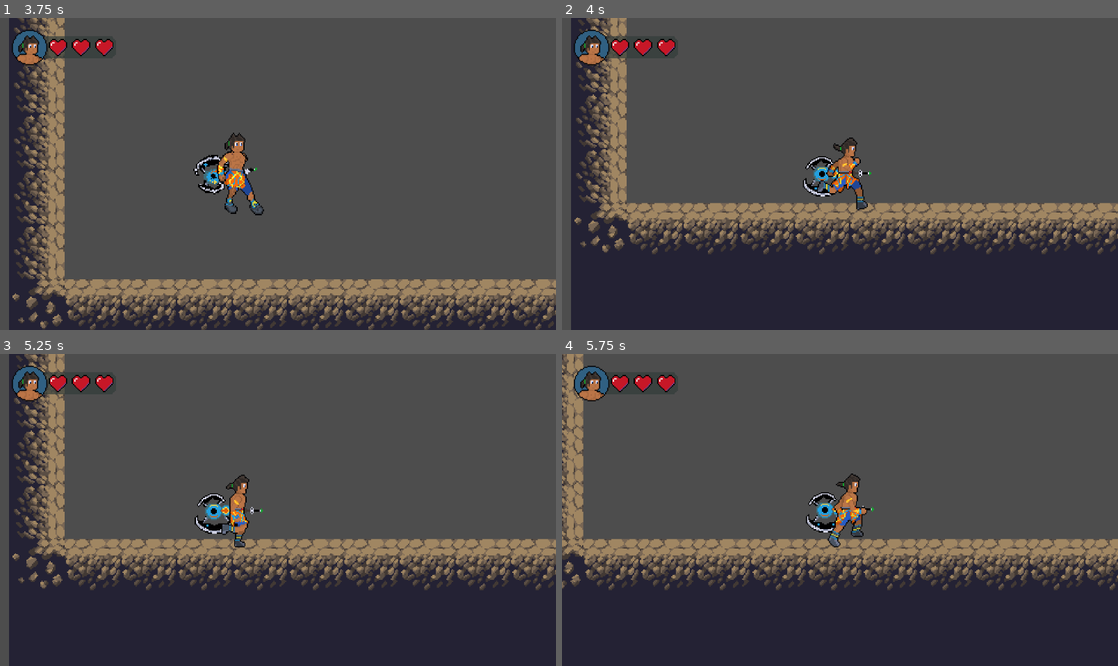
Above: before the commit, frames 1-4 (two rows, left to right).
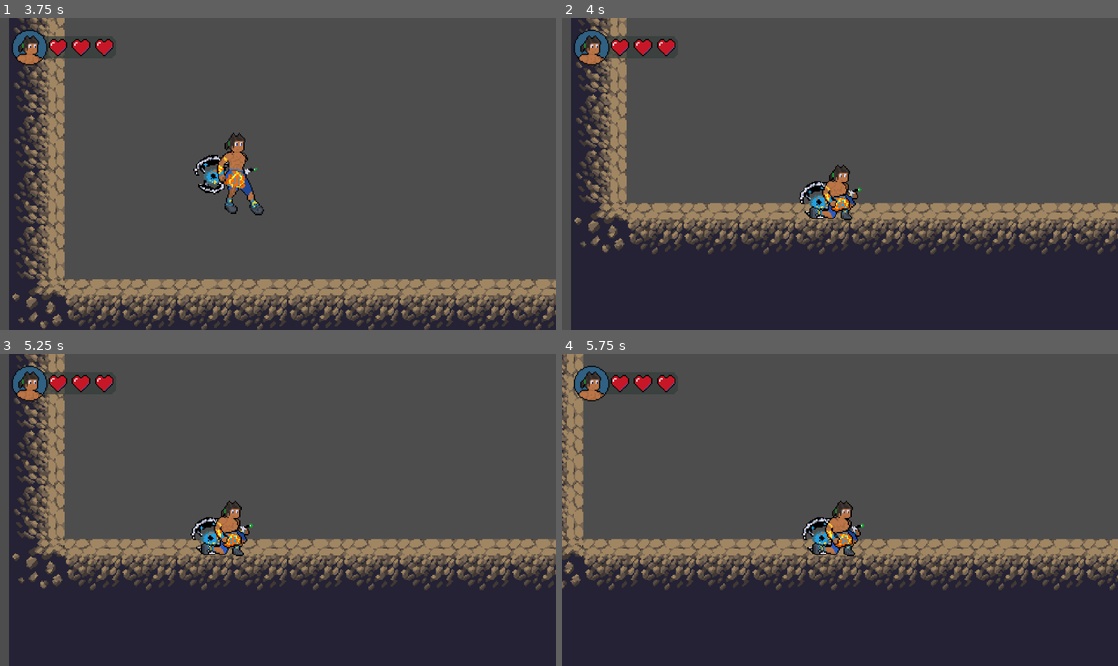
Above: after the commit, the same moments.

Repository: chrisosami86/Kaulana---The-Gods-of-Ukulele
Game: Godot game, scene res://scenes/Control/start_screen.tscn
Same seed, same stepped clock (60 frames per second), same inputs: the game is played once before the commit and once after it.
Inputs (mouse positions are in pixels of both pictures, inside the frame that each line leads up to):
- Up to frame 1 (3.75 s): tap Enter (ui_accept) at 0.5, 1.25, 2 s; move the mouse to (400, 158) at 0.52 s; hold Down (crouched, bound only after the commit) 0.53-1.28 s; hold Right (move_right) 0.53-2.03 s; tap Keypad 4 (attack) at 0.6, 2.3, 2.85 s; click (400, 158) at 0.67 s; tap Keypad 2 (jump) at 0.77, 1.07, 1.52, 1.55, 1.82, 2.1, 3.02, 3.32 s; move the mouse to (166, 189) at 1.27 s; tap Down (crouched, bound only after the commit) at 1.35, 3.05 s; move the mouse to (333, 105) at 2.02 s; hold Left (move_left) 2.03-2.78 s; move the mouse to (250, 236) at 2.77 s; hold Right (move_right) from 2.78 s (still down); click (250, 236) at 2.92 s; move the mouse to (444, 220) at 3.52 s; hold Down (crouched, bound only after the commit) from 3.53 s (still down)
- Up to frame 2 (4 s): keep holding Right (move_right); keep holding Down (crouched, bound only after the commit); tap Keypad 2 (jump) at 3.77, 3.8 s
- Up to frame 3 (5.25 s): tap Keypad 2 (jump) at 4.07, 4.52, 4.82 s; move the mouse to (111, 463) at 4.27 s; release Right (move_right) at 4.28 s; release Down (crouched, bound only after the commit) at 4.28 s; hold Left (move_left) 4.28-5.03 s; tap Keypad 4 (attack) at 4.35 s; move the mouse to (305, 510) at 5.02 s; hold Right (move_right) from 5.03 s (still down); hold Down (crouched, bound only after the commit) from 5.03 s (still down); click (305, 510) at 5.17 s
- Up to frame 4 (5.75 s): keep holding Right (move_right); keep holding Down (crouched, bound only after the commit)

Frame 1 is identical in both runs. In frame 2, 1.9% of the frame differs, in the area x 42-56%, y 38-65%; in frame 3, 1.7%; in frame 4, 1.7%.

Commit message:
Añadiendo animacion de agachar y atacar agachado

Diff:
--- a/project.godot
+++ b/project.godot
@@ -49,6 +49,11 @@
 , Object(InputEventJoypadButton,"resource_local_to_scene":false,"resource_name":"","device":-1,"button_index":2,"pressure":0.0,"pressed":true,"script":null)
 ]
 }
+crouched={
+"deadzone": 0.2,
+"events": [Object(InputEventKey,"resource_local_to_scene":false,"resource_name":"","device":-1,"window_id":0,"alt_pressed":false,"shift_pressed":false,"ctrl_pressed":false,"meta_pressed":false,"pressed":false,"keycode":0,"physical_keycode":4194322,"key_label":0,"unicode":0,"location":0,"echo":false,"script":null)
+]
+}
 
 [layer_names]
 
--- a/scenes/Enemies/enemy_one.gd
+++ b/scenes/Enemies/enemy_one.gd
@@ -35,13 +35,26 @@
 
 func die():
 	animated_sprite_2d.play("die")
+	await animated_sprite_2d.animation_finished
 	queue_free()
 
 func take_damage():
+	if is_damage:
+		return
 	if health > 0:
-		health -= 1;
-		if (health <=0):
-			die()
+		var direction_wall_aux = direction_wall
+		direction_wall = 0
+		is_damage = true
+		health -= 1
+		animated_sprite_2d.play("damage")
+		await animated_sprite_2d.animation_finished
+		await get_tree().create_timer(0.2).timeout
+		direction_wall = direction_wall_aux
+		is_damage = false
+	if health <= 0:
+		direction_wall = 0;
+		die()
+
 
 func wall_detection():
 	if wall_ray.is_colliding():
@@ -55,6 +68,11 @@
 		flip()
 
 func update_animation():
+	if is_damage:
+		return
+	if health <= 0:
+		return
+
 	if is_idle:
 		animated_sprite_2d.play("idle")
 	elif velocity.x != 0:
@@ -75,6 +93,4 @@
 
 
 func _on_hurtbox_area_entered(area: Area2D) -> void:
-	is_damage = true
 	take_damage()
-	animated_sprite_2d.play("damage")
--- a/scenes/Enemies/enemy_one.tscn
+++ b/scenes/Enemies/enemy_one.tscn
@@ -14,10 +14,6 @@
 atlas = ExtResource("1_ydbxk")
 region = Rect2(96, 0, 48, 32)
 
-[sub_resource type="AtlasTexture" id="AtlasTexture_utxgq"]
-atlas = ExtResource("2_373o5")
-region = Rect2(0, 0, 48, 32)
-
 [sub_resource type="AtlasTexture" id="AtlasTexture_ju7a7"]
 atlas = ExtResource("2_373o5")
 region = Rect2(48, 0, 48, 32)
@@ -100,15 +96,6 @@
 "speed": 10.0
 }, {
 "frames": [{
-"duration": 1.0,
-"texture": SubResource("AtlasTexture_utxgq")
-}, {
-"duration": 1.0,
-"texture": SubResource("AtlasTexture_utxgq")
-}, {
-"duration": 1.0,
-"texture": SubResource("AtlasTexture_utxgq")
-}, {
 "duration": 1.0,
 "texture": SubResource("AtlasTexture_ju7a7")
 }, {
@@ -190,17 +177,15 @@
 
 [node name="AnimatedSprite2D" type="AnimatedSprite2D" parent="."]
 sprite_frames = SubResource("SpriteFrames_kkoaj")
-animation = &"die"
+animation = &"idle"
 autoplay = "idle"
 
 [node name="CollisionShape2D" type="CollisionShape2D" parent="."]
-visible = false
 position = Vector2(0, 3)
 rotation = 1.57079
 shape = SubResource("CapsuleShape2D_ydbxk")
 
 [node name="Hurtbox" type="Area2D" parent="."]
-visible = false
 collision_layer = 8
 collision_mask = 4
 
--- a/scenes/map/area_tutorial/area_tutorial.tscn
+++ b/scenes/map/area_tutorial/area_tutorial.tscn
@@ -28,3 +28,6 @@
 
 [node name="EnemyOne" parent="." instance=ExtResource("6_oag8l")]
 position = Vector2(610, 125)
+
+[node name="EnemyOne2" parent="." instance=ExtResource("6_oag8l")]
+position = Vector2(563, 126)
--- a/scenes/map/area_tutorial/sections/section_one.tscn
+++ b/scenes/map/area_tutorial/sections/section_one.tscn
@@ -119,7 +119,7 @@
 
 [node name="Middle" type="TileMapLayer" parent="."]
 scale = Vector2(1.00117, 1)
-tile_map_data = PackedByteArray("AAAAAAUAAAABAAAAAAABAAUAAAA …(15984 unchanged characters)… BAAEAAABsAP7/AAABAAEAAAATAAcAAQAFAAIAAAA=")
+tile_map_data = PackedByteArray("AAAAAAUAAAABAAAAAAABAAUAAAA …(15984 unchanged characters)… BAAEAAABsAP7/AAABAAEAAAATAAcAAQAFAAIAAAAKAAQAAAAAAAAAAAA=")
 tile_set = SubResource("TileSet_nwers")
 
 [node name="Foreground" type="TileMapLayer" parent="."]
--- a/scenes/player/player.gd
+++ b/scenes/player/player.gd
@@ -5,7 +5,10 @@
 @export var next_scene_path: String = "res://scenes/Control/game_over_screen.tscn"
 var max_health = 3
 var health = 3
-@onready var collision_shape_2d: CollisionShape2D = $AttackHitbox/CollisionShape2D
+
+#Referencia al nodo del area de ataque
+@onready var collision_attack: CollisionShape2D = $AttackHitbox/CollisionShape2D
+
 
 #Referencia al nodo de animacion para poder
 #ejecutar sus metodos como reproducir animación, etc
@@ -23,6 +26,8 @@
 #Bandera para verificar la acción de atacar
 var is_attacking = false
 
+var is_crouched = false
+
 func _ready():
 	add_to_group("player")
 
@@ -33,6 +38,7 @@
 	move_x()
 	flip()
 	jump(delta)
+	get_down()
 	update_animations()
 	move_and_slide()
 
@@ -45,6 +51,10 @@
 			velocity.x = 0
 		return
 
+	if is_crouched and is_on_floor():
+		animated_sprite.play("crouched")
+		return
+
 	if not is_on_floor():
 		if velocity.y < 0:
 			animated_sprite.play("jump")
@@ -53,7 +63,7 @@
 		return
 
 
-	if velocity.x:
+	if velocity.x != 0:
 		animated_sprite.play("run")
 	else :
 		animated_sprite.play("idle")
@@ -62,14 +72,21 @@
 #aun no cuenta con hitbox
 func handle_attack():
 	if Input.is_action_just_pressed("attack") and not is_attacking:
+		is_attacking = true
+		collision_attack.disabled = false
+
 		if not is_on_floor():
-			is_attacking = true
-			collision_shape_2d.disabled = false
 			animated_sprite.play("jump-attack")
+		elif is_crouched:
+			animated_sprite.play("crouched-attack")
 		else :
-			is_attacking = true
-			collision_shape_2d.disabled = false
 			animated_sprite.play("attack")
+
+func get_down():
+	if Input.is_action_pressed("crouched") and is_on_floor() and not is_attacking:
+		is_crouched = true
+	else:
+		is_crouched = false
 
 #Funcion de recibir daño
 func take_damage(amount: int):
@@ -110,6 +127,6 @@
 #Funcion que emite que recibe una señal
 #cuando termina una animacion
 func _on_animated_sprite_2d_animation_finished() -> void:
-	if animated_sprite.animation == "attack" or animated_sprite.animation == "jump-attack":
+	if animated_sprite.animation == "attack" or animated_sprite.animation == "jump-attack" or animated_sprite.animation == "crouched-attack":
 		is_attacking = false
-		collision_shape_2d.disabled = true
+		collision_attack.disabled = true
--- a/scenes/player/player.tscn
+++ b/scenes/player/player.tscn
@@ -1,9 +1,11 @@
-[gd_scene load_steps=40 format=3 uid="uid://ciiq0auj6fod4"]
+[gd_scene load_steps=50 format=3 uid="uid://ciiq0auj6fod4"]
 
 [ext_resource type="Texture2D" uid="uid://pe8peh2f8ogp" path="res://assets/sprites/player/idle.png" id="1_8afob"]
 [ext_resource type="Texture2D" uid="uid://bsa18r6lw5ebs" path="res://assets/sprites/player/jump-fall.png" id="1_dovo2"]
 [ext_resource type="Script" uid="uid://crhjmlefdvjyl" path="res://scenes/player/player.gd" id="1_p47bc"]
 [ext_resource type="Texture2D" uid="uid://b6evrxgdaw0fv" path="res://assets/sprites/player/attack.png" id="2_lvxji"]
+[ext_resource type="Texture2D" uid="uid://553pv8ebls3g" path="res://assets/sprites/player/crouched.png" id="3_5gtgg"]
+[ext_resource type="Texture2D" uid="uid://clly2ndgsbg7h" path="res://assets/sprites/player/crouched-attack.png" id="4_h17s1"]
 [ext_resource type="Texture2D" uid="uid://c1frjyufeao70" path="res://assets/sprites/player/jump-attack.png" id="4_p47bc"]
 [ext_resource type="Texture2D" uid="uid://cid52a65ibin3" path="res://assets/sprites/player/run.png" id="6_75vfm"]
 [ext_resource type="Script" uid="uid://ben2n4n2jumso" path="res://scenes/player/camera_2d.gd" id="7_0owmy"]
@@ -24,6 +26,38 @@
 atlas = ExtResource("2_lvxji")
 region = Rect2(816, 0, 136, 67)
 
+[sub_resource type="AtlasTexture" id="AtlasTexture_lgqa7"]
+atlas = ExtResource("3_5gtgg")
+region = Rect2(0, 0, 150, 80)
+
+[sub_resource type="AtlasTexture" id="AtlasTexture_pk8ii"]
+atlas = ExtResource("3_5gtgg")
+region = Rect2(150, 0, 150, 80)
+
+[sub_resource type="AtlasTexture" id="AtlasTexture_5mf0n"]
+atlas = ExtResource("3_5gtgg")
+region = Rect2(300, 0, 150, 80)
+
+[sub_resource type="AtlasTexture" id="AtlasTexture_4hvnv"]
+atlas = ExtResource("3_5gtgg")
+region = Rect2(450, 0, 150, 80)
+
+[sub_resource type="AtlasTexture" id="AtlasTexture_bbmj2"]
+atlas = ExtResource("4_h17s1")
+region = Rect2(0, 0, 150, 80)
+
+[sub_resource type="AtlasTexture" id="AtlasTexture_kxw46"]
+atlas = ExtResource("4_h17s1")
+region = Rect2(150, 0, 150, 80)
+
+[sub_resource type="AtlasTexture" id="AtlasTexture_8qxvo"]
+atlas = ExtResource("4_h17s1")
+region = Rect2(300, 0, 150, 80)
+
+[sub_resource type="AtlasTexture" id="AtlasTexture_5q8fn"]
+atlas = ExtResource("4_h17s1")
+region = Rect2(450, 0, 150, 80)
+
 [sub_resource type="AtlasTexture" id="AtlasTexture_myrg7"]
 atlas = ExtResource("1_dovo2")
 region = Rect2(244, 0, 61, 71)
@@ -141,6 +175,40 @@
 }],
 "loop": false,
 "name": &"attack",
+"speed": 10.0
+}, {
+"frames": [{
+"duration": 1.0,
+"texture": SubResource("AtlasTexture_lgqa7")
+}, {
+"duration": 1.0,
+"texture": SubResource("AtlasTexture_pk8ii")
+}, {
+"duration": 1.0,
+"texture": SubResource("AtlasTexture_5mf0n")
+}, {
+"duration": 1.0,
+"texture": SubResource("AtlasTexture_4hvnv")
+}],
+"loop": true,
+"name": &"crouched",
+"speed": 5.0
+}, {
+"frames": [{
+"duration": 1.0,
+"texture": SubResource("AtlasTexture_bbmj2")
+}, {
+"duration": 1.0,
+"texture": SubResource("AtlasTexture_kxw46")
+}, {
+"duration": 1.0,
+"texture": SubResource("AtlasTexture_8qxvo")
+}, {
+"duration": 1.0,
+"texture": SubResource("AtlasTexture_5q8fn")
+}],
+"loop": false,
+"name": &"crouched-attack",
 "speed": 10.0
 }, {
 "frames": [{
@@ -260,10 +328,8 @@
 
 [node name="AnimatedSprite2D" type="AnimatedSprite2D" parent="."]
 sprite_frames = SubResource("SpriteFrames_5gtgg")
-animation = &"jump-attack"
+animation = &"crouched-attack"
 autoplay = "idle"
-frame = 1
-frame_progress = 0.809442
 
 [node name="CollisionShape2D" type="CollisionShape2D" parent="."]
 position = Vector2(5.5, 0)
Binary file added: assets/sprites/player/crouched-attack.png
Not shown, added: assets/sprites/player/crouched-attack.png.import
Binary file added: assets/sprites/player/crouched.png
Not shown, added: assets/sprites/player/crouched.png.import
Not shown: 1 places in scenes/Enemies/enemy_one.tscn that only renumber resources
